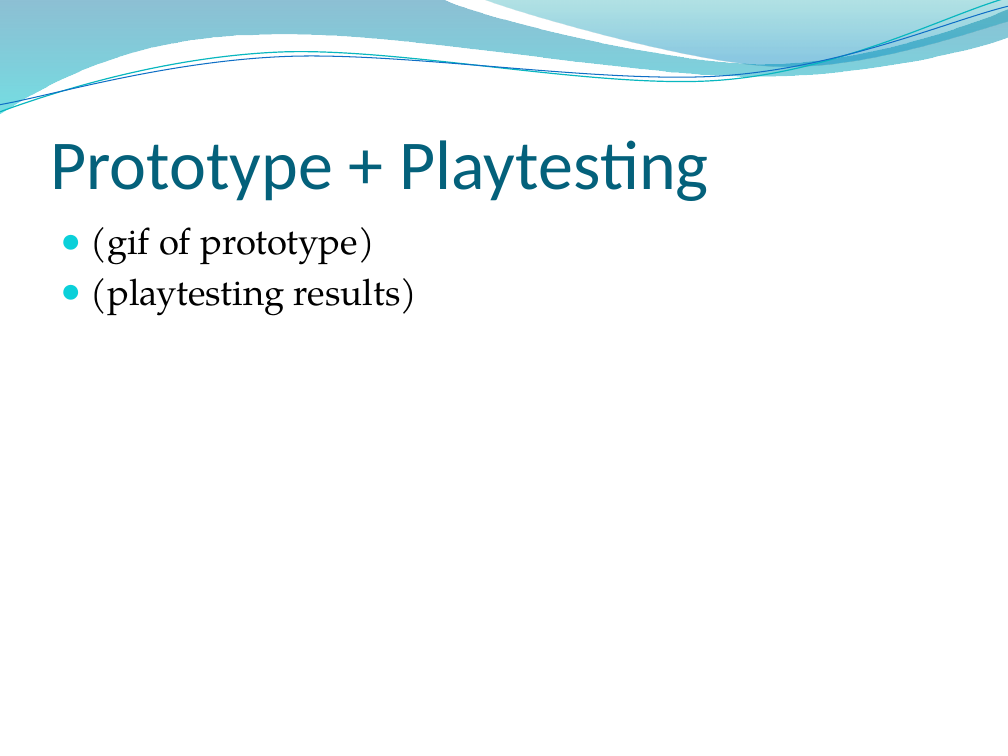
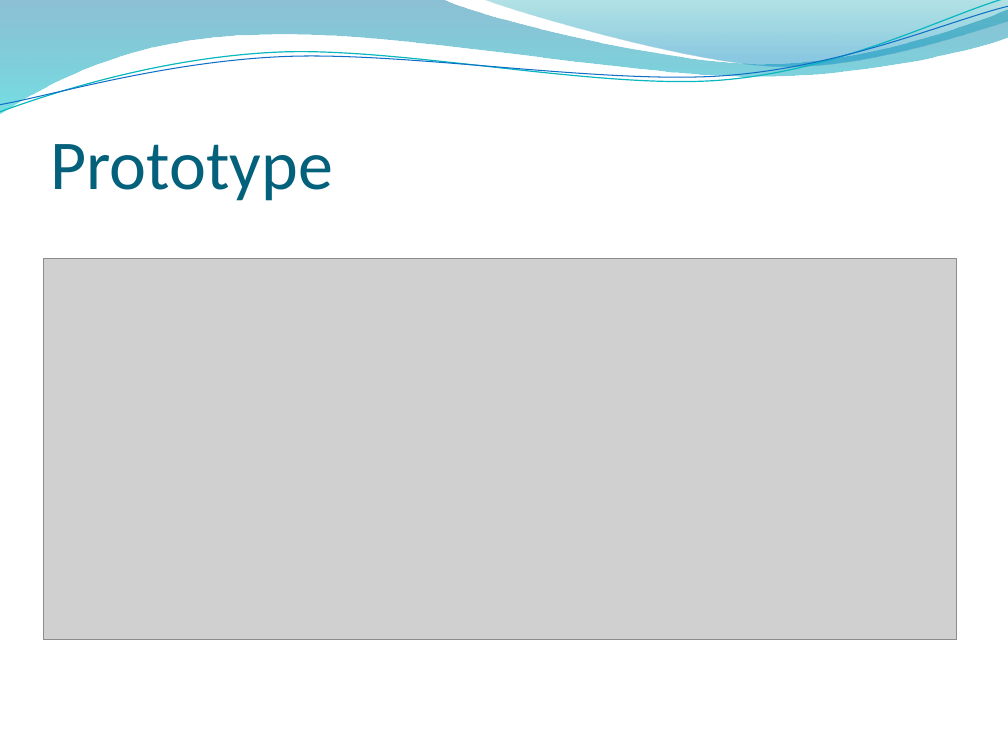
Before and after one commit to UoSGamesGroups/second-semester-s2-group-20, a slide deck: slide 10 of Presentations/Pitch 1 Presentation.pptx. Drawn at 1008x756 pixels with LibreOffice and Linux fonts; fonts in the diff are those of the drawing; grey boxes stand for pictures; background and template pictures are left out. Boxes give left, top, right and bottom in pixels: in the first picture for what was removed or moved away, otherwise in the second. Text is boxed around its words. In the diff, an @@ line names an element or a change of style, - is before the commit and + after.

```diff
--- a/Presentations/Pitch 1 Presentation.pptx
+++ b/Presentations/Pitch 1 Presentation.pptx
@@ title at box(50, 144, 333, 201): text changed @@
-Prototype + Playtesting
+Prototype
@@ text removed at box(91, 227, 418, 316) @@
-● (gif of prototype)
-● (playtesting results)
@@ picture added at box(43, 259, 957, 640) @@
```
Also in this commit, not shown: 5 other slides changed, 5 slides added, 5 slides removed.
